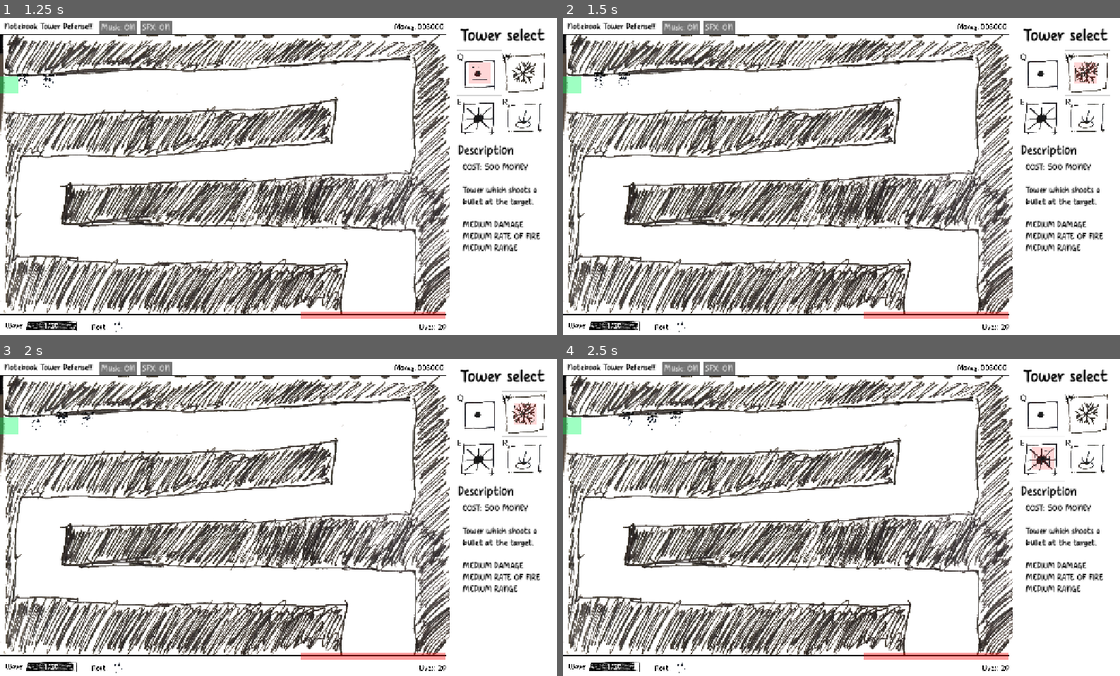
Above: before the commit, frames 1-4 (two rows, left to right).
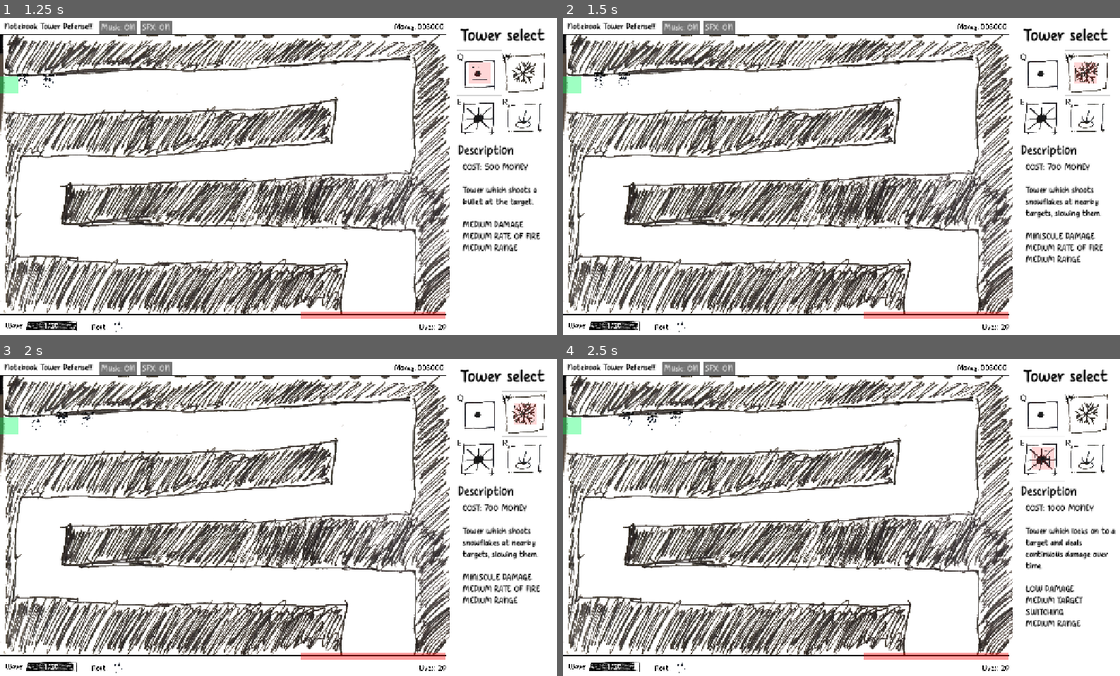
Above: after the commit, the same moments.

Repository: OzuYatamutsu/notebook-tower-defense
Game: Godot game, scene res://levels/level_cools.tscn
Same seed, same stepped clock (60 frames per second), same inputs: the game is played once before the commit and once after it. This scene is started directly instead of the project's main scene. Sound files missing from this copy of the repository are replaced by a short silence.
Inputs:
- Up to frame 1 (1.25 s): click "Q" at 0.5 s
- Up to frame 2 (1.5 s): click "W" at 1.25 s
- Up to frame 3 (2 s): no input
- Up to frame 4 (2.5 s): click "E" at 2 s

Frame 1 is identical in both runs. In frame 2, 1.2% of the frame differs, in the area x 83-97%, y 45-78%; in frame 3, 1.2%; in frame 4, 1.6%, in the area x 83-100%, y 45-85%.

Commit message:
Fix incorrect tower placement behavior

Diff:
--- a/components/tower_info_and_buy_panel.gd
+++ b/components/tower_info_and_buy_panel.gd
@@ -96,7 +96,11 @@
     DescriptionPanel.text = ""
 
 func _on_button_click(button: Button) -> void:
+    if button.disabled:
+        return
+
     PlacementModeActive = true
+    DescriptionPanel.text = ButtonToTowerMap[button.name].Description
 
     GameState.AUDIO_CONTROL.play_ui_sfx(Audio.SFX_UI_CLICK)
     SpawnShadow.activate(
@@ -116,6 +120,7 @@
     GameState.deduct_money(newTower.VALUE)
     SelectedTower.queue_free()
     buy_mode()
+    SelectedTower = null
     GameState.AUDIO_CONTROL.play_ui_sfx(Audio.SFX_TOWER_PLACE)
 
 func recalculate_money() -> void:
@@ -165,10 +170,10 @@
 
     if tower_is_upgraded:
         UpgradedLabel.visible = true
-        DescriptionPanel.text = SelectedTower.Description
     else:
         UpgradedLabel.visible = false
-        DescriptionPanel.text = ""
+
+    DescriptionPanel.text = SelectedTower.Description
 
     recalculate_money()
     BuyPanel.visible = false
@@ -206,25 +211,28 @@
         TowerUpgradeSelectPanel.get_child(i).add_child(label)
 
 func _input(_event: InputEvent) -> void:
+    if SelectedTower != null and SelectedTower.IsUpgraded:
+        return
+
     if Input.is_action_just_pressed("hotkey_select_tower_1"):
-        if !InfoModeActive:
+        if !InfoModeActive and !TowerBuySelectPanel.get_child(0).disabled:
             _on_button_click(TowerBuySelectPanel.get_child(0))
-        else:
-            _on_button_click(TowerUpgradeSelectPanel.get_child(_get_nth_visible_child_index(0)))
-        GameState.TOWER_PLACEMENT_SHADOW.set_ok_state()  # HACK
+            GameState.TOWER_PLACEMENT_SHADOW.set_ok_state()  # HACK
+        elif !TowerUpgradeSelectPanel.get_child(_get_nth_visible_child_index(0)).disabled:
+            _on_upgrade_button_click(TowerUpgradeSelectPanel.get_child(_get_nth_visible_child_index(0)))
     elif Input.is_action_just_pressed("hotkey_select_tower_2"):
-        if !InfoModeActive:
+        if !InfoModeActive and !TowerBuySelectPanel.get_child(1).disabled:
             _on_button_click(TowerBuySelectPanel.get_child(1))
-        else:
-            _on_button_click(TowerUpgradeSelectPanel.get_child(_get_nth_visible_child_index(1)))
-        GameState.TOWER_PLACEMENT_SHADOW.set_ok_state()  # HACK
+            GameState.TOWER_PLACEMENT_SHADOW.set_ok_state()  # HACK
+        elif !TowerUpgradeSelectPanel.get_child(_get_nth_visible_child_index(1)).disabled:
+            _on_upgrade_button_click(TowerUpgradeSelectPanel.get_child(_get_nth_visible_child_index(1)))
     elif Input.is_action_just_pressed("hotkey_select_tower_3"):
-        if !InfoModeActive:
+        if !InfoModeActive and !TowerBuySelectPanel.get_child(2).disabled:
             _on_button_click(TowerBuySelectPanel.get_child(2))
             GameState.TOWER_PLACEMENT_SHADOW.set_ok_state()  # HACK
         # Does nothing in upgrade mode; only two towers to choose from
     elif Input.is_action_just_pressed("hotkey_select_tower_4"):
-        if !InfoModeActive:
+        if !InfoModeActive and !TowerBuySelectPanel.get_child(3).disabled:
             _on_button_click(TowerBuySelectPanel.get_child(3))
             GameState.TOWER_PLACEMENT_SHADOW.set_ok_state()  # HACK
         # Does nothing in upgrade mode; only two towers to choose from
